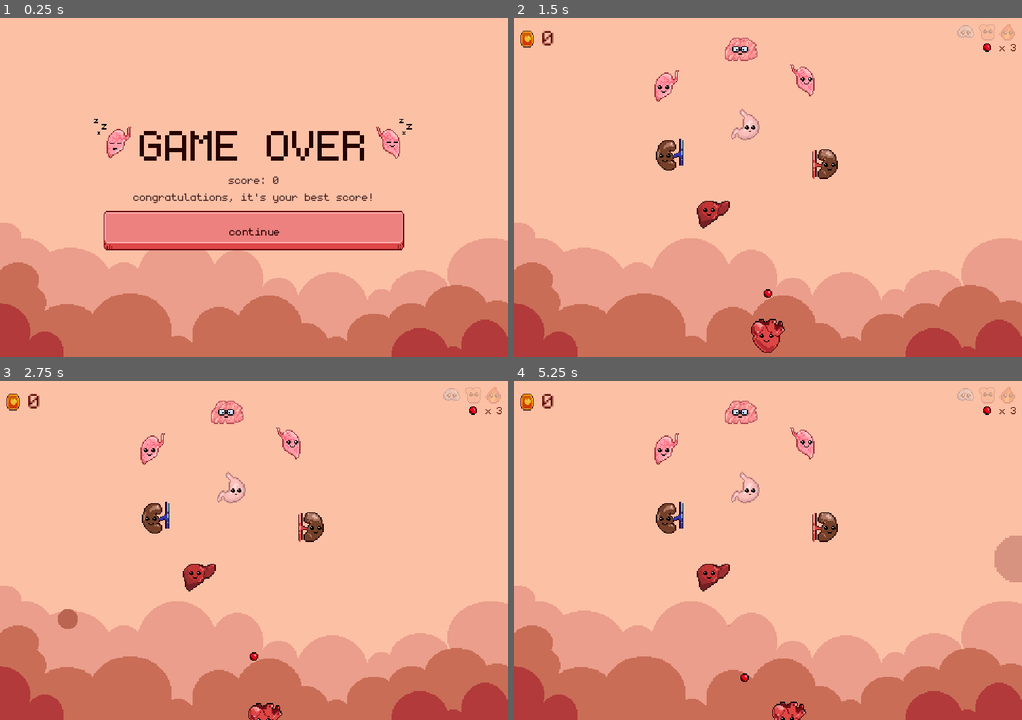
Above: before the commit, frames 1-4 (two rows, left to right).
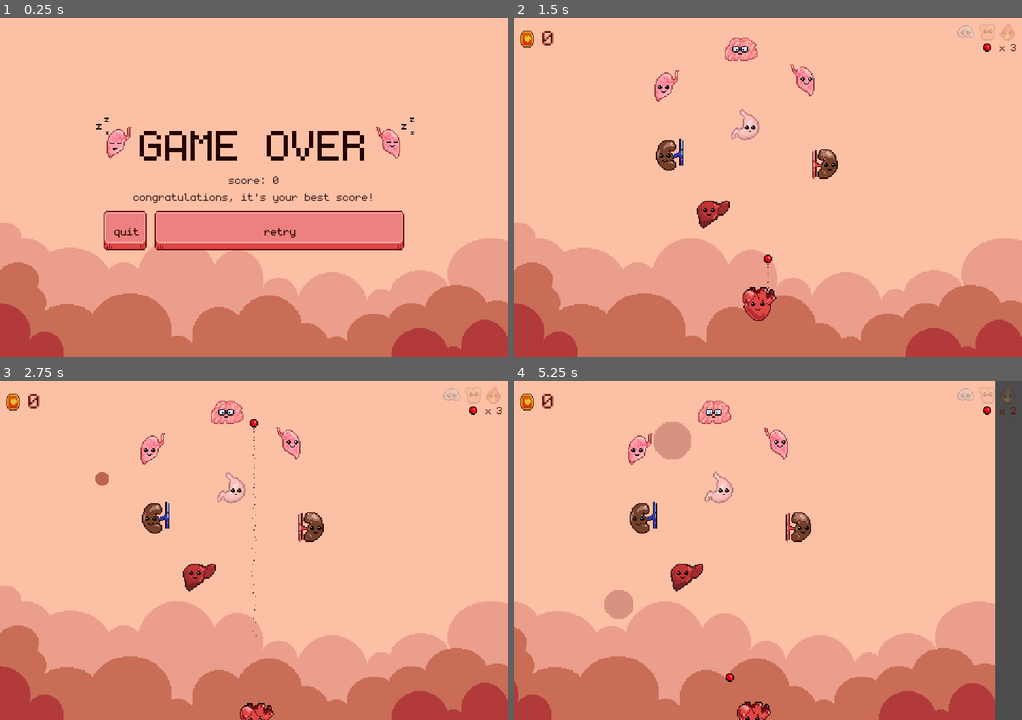
Above: after the commit, the same moments.

Repository: dmitriy-shmilo/arkabeat
Game: Godot game, scene res://screens/game_over/game_over.tscn
Same seed, same stepped clock (60 frames per second), same inputs: the game is played once before the commit and once after it. This scene is started directly instead of the project's main scene. Sound files missing from this copy of the repository are replaced by a short silence.
Inputs (mouse positions are in pixels of both pictures, inside the frame that each line leads up to):
- Up to frame 1 (0.25 s): no input
- Up to frame 2 (1.5 s): click (793, 231) at 0.5 s, where only the run after the commit has a clickable "retry"; click (783, 126) at 1.25 s, where only the run before the commit has a clickable "new game"
- Up to frame 3 (2.75 s): tap Enter at 2 s; move the mouse to (284, 550) at 2.02 s
- Up to frame 4 (5.25 s): move the mouse to (742, 550) at 2.77 s; move the mouse to (778, 543) at 3.52 s; move the mouse to (762, 557) at 4.27 s; move the mouse to (803, 553) at 5.02 s

The runs differ from the first frame. In frame 1, 0.5% of the frame differs, in the area x 18-82%, y 29-69%; in frame 2, 1.0%; in frame 3, 0.7%; in frame 4, 20%, in the area x 0-100%, y 0-100%.
Error in both runs: Trying to assign value of type 'AnimatedSprite' to a variable of type 'Sprite'. (res://bat/bat.gd:11)

Commit message:
Add quick retry button when game is over

Diff:
--- a/src/screens/game_over/game_over.gd
+++ b/src/screens/game_over/game_over.gd
@@ -12,5 +12,9 @@
 		_best_score_label.text = "your best score was: " + str(PersistedSettings.best_score)
 
 
-func _on_ContinueButton_pressed():
+func _on_QuitButton_pressed():
 	get_tree().change_scene("res://screens/title/title.tscn")
+
+
+func _on_RetryButton_pressed():
+	get_tree().change_scene("res://screens/main/main.tscn")
--- a/src/screens/game_over/game_over.tscn
+++ b/src/screens/game_over/game_over.tscn
@@ -70,6 +70,7 @@
 
 [node name="AnimatedSprite" type="AnimatedSprite" parent="VBoxContainer/HBoxContainer/LeftIcon"]
 frames = SubResource( 4 )
+frame = 1
 playing = true
 
 [node name="Title" type="Label" parent="VBoxContainer/HBoxContainer"]
@@ -92,6 +93,7 @@
 [node name="AnimatedSprite2" type="AnimatedSprite" parent="VBoxContainer/HBoxContainer/RightIcon"]
 position = Vector2( 32, 0 )
 frames = SubResource( 4 )
+frame = 1
 playing = true
 
 [node name="ScoreLabel" type="Label" parent="VBoxContainer"]
@@ -110,9 +112,21 @@
 text = "best score"
 align = 1
 
-[node name="ContinueButton" type="Button" parent="VBoxContainer"]
+[node name="HBoxContainer2" type="HBoxContainer" parent="VBoxContainer"]
 margin_top = 89.0
 margin_right = 288.0
 margin_bottom = 134.0
-text = "continue"
-[connection signal="pressed" from="VBoxContainer/ContinueButton" to="." method="_on_ContinueButton_pressed"]
+
+[node name="QuitButton" type="Button" parent="VBoxContainer/HBoxContainer2"]
+margin_right = 44.4022
+margin_bottom = 45.0
+text = "quit"
+
+[node name="RetryButton" type="Button" parent="VBoxContainer/HBoxContainer2"]
+margin_left = 48.0
+margin_right = 288.0
+margin_bottom = 45.0
+size_flags_horizontal = 3
+text = "retry"
+[connection signal="pressed" from="VBoxContainer/HBoxContainer2/QuitButton" to="." method="_on_QuitButton_pressed"]
+[connection signal="pressed" from="VBoxContainer/HBoxContainer2/RetryButton" to="." method="_on_RetryButton_pressed"]
